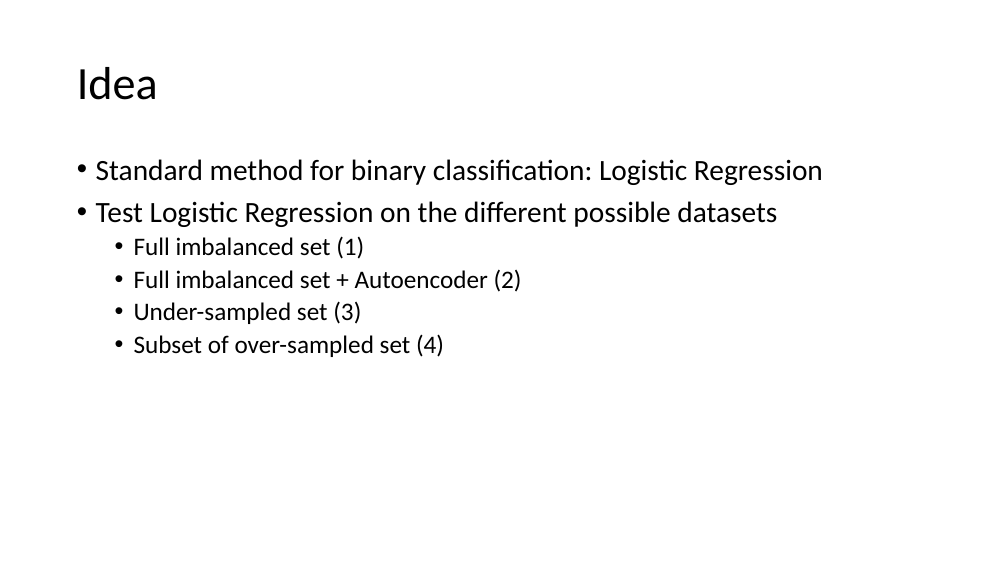
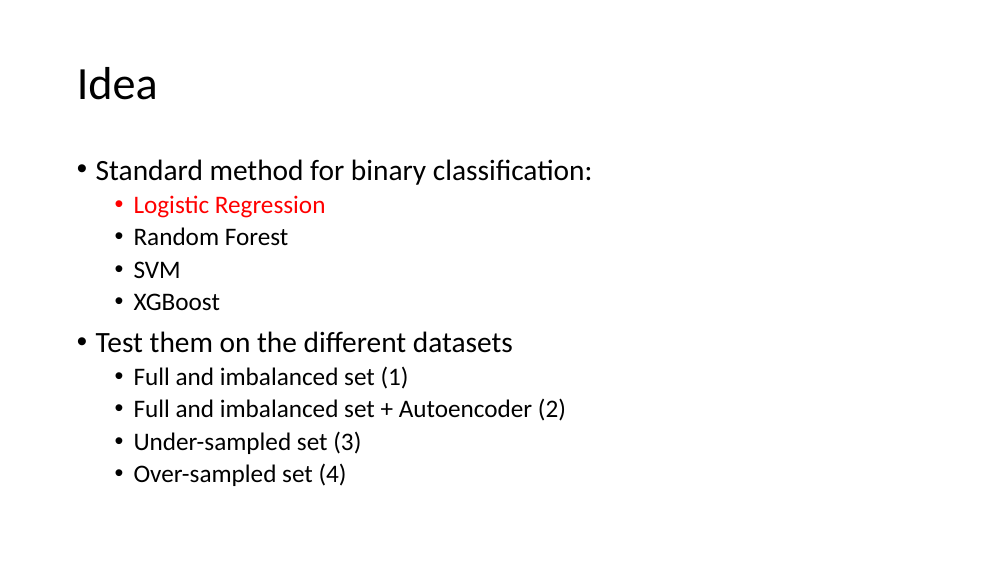
Before and after one commit to janedoesrepo/Autoencoder-ImbalancedCreditData, a slide deck: slide 3 of reports/presentation_draft_v1.pptx. Drawn at 1008x567 pixels with LibreOffice and Linux fonts; fonts in the diff are those of the drawing. Boxes give left, top, right and bottom in pixels: in the first picture for what was removed or moved away, otherwise in the second. Text is boxed around its words. In the diff, an @@ line names an element or a change of style, - is before the commit and + after.

```diff
--- a/reports/presentation_draft_v1.pptx
+++ b/reports/presentation_draft_v1.pptx
@@ text at box(96, 159, 593, 421): text changed; size 28 to 24 pt @@
-• Standard method for binary classification: Logistic Regression
-• Test Logistic Regression on the different possible datasets
-  • Full imbalanced set (1)
-  • Full imbalanced set + Autoencoder (2)
+• Standard method for binary classification:
+  • Logistic Regression
+  • Random Forest
+  • SVM
+  • XGBoost
+• Test them on the different datasets
+  • Full and imbalanced set (1)
+  • Full and imbalanced set + Autoencoder (2)
@@ text at box(134, 463, 347, 486): text changed @@
-  • Subset of over-sampled set (4)
+  • Over-sampled set (4)
```
Also in this commit, not shown: 3 other slides changed, 1 slide added, 1 slide removed, 5 other files.
